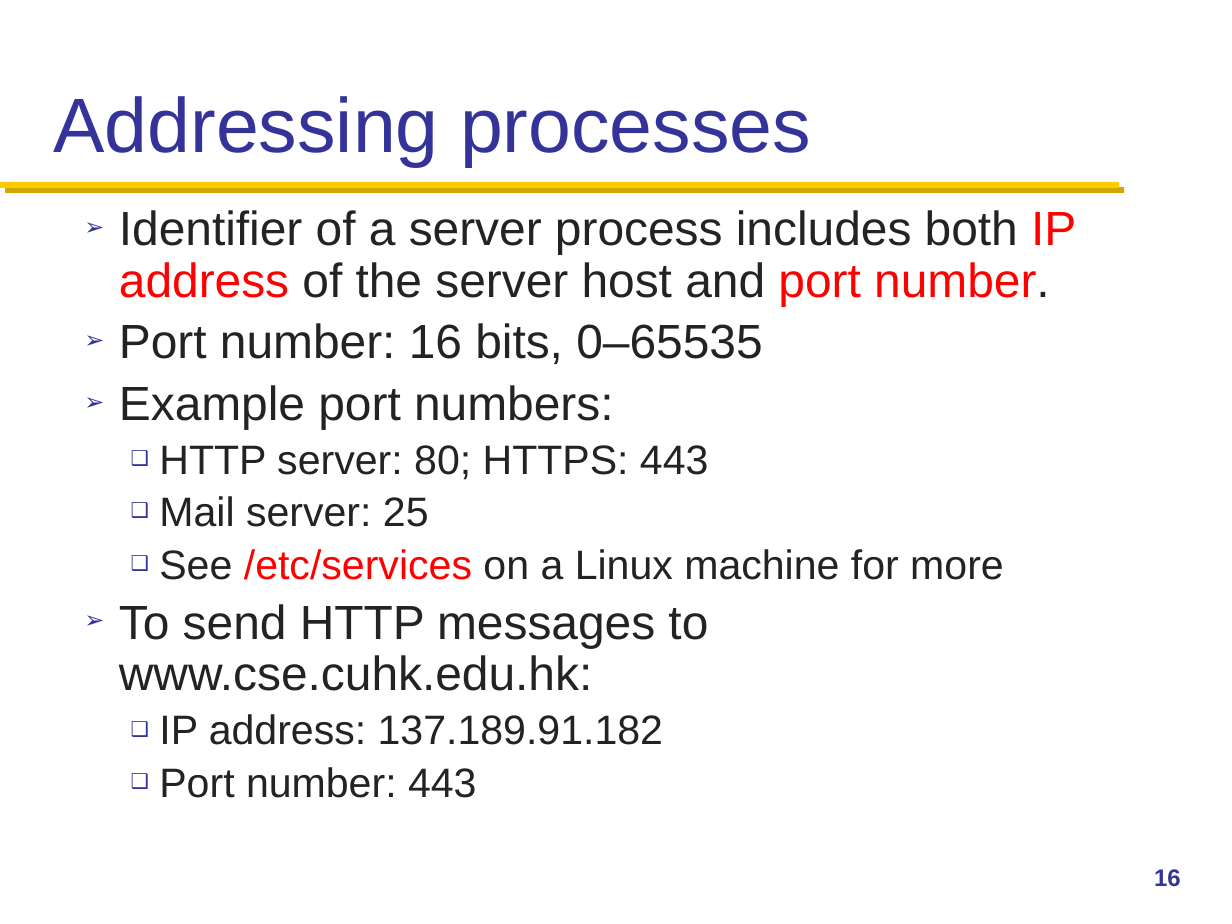
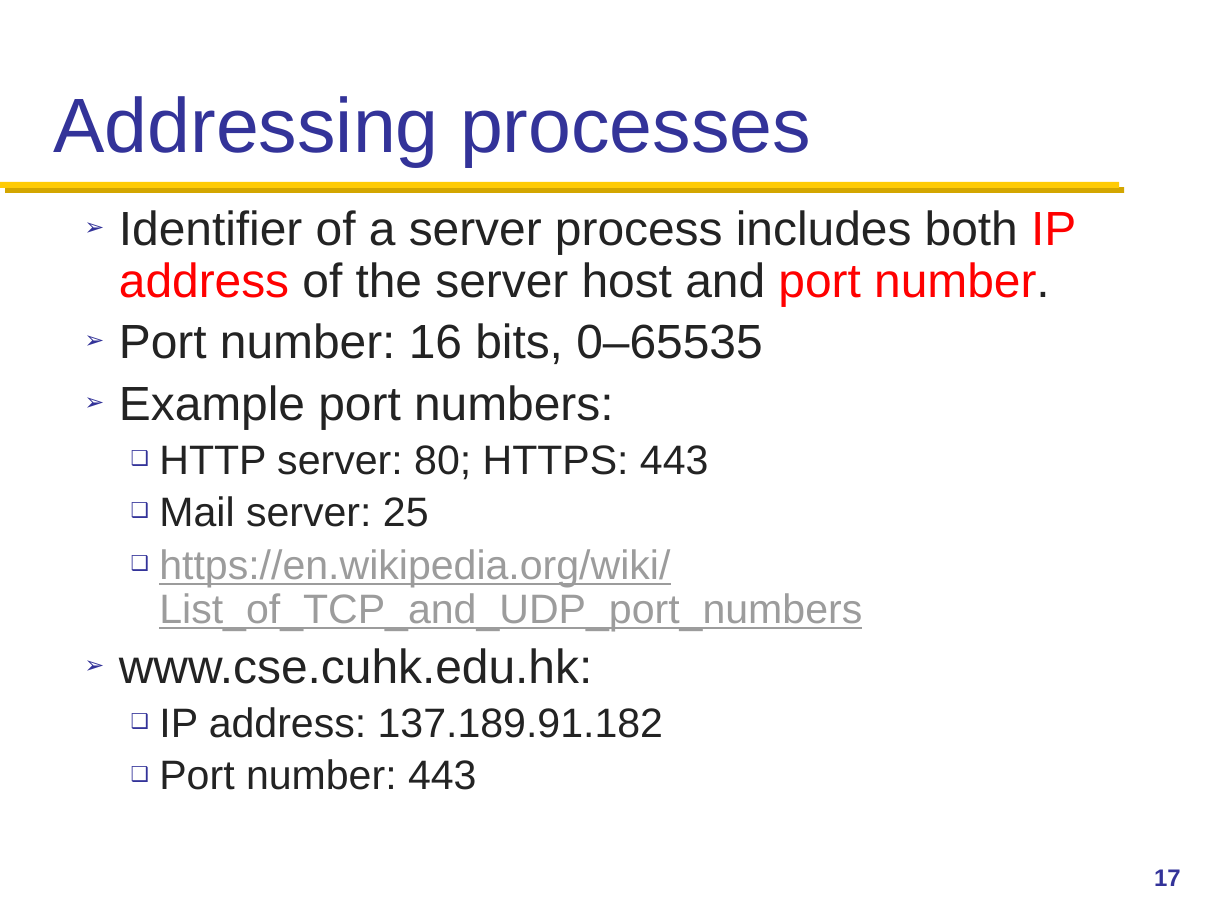
Before and after one commit to henryhxu/CSCI4430-ESTR4120, a slide deck: slide 17 of lectures/lec3.pptx (slide 16 before the commit). Drawn at 1232x924 pixels with LibreOffice and Linux fonts; fonts in the diff are those of the drawing; background and template pictures are left out. Boxes give left, top, right and bottom in pixels: in the first picture for what was removed or moved away, otherwise in the second. Text is boxed around its words. In the diff, an @@ line names an element or a change of style, - is before the commit and + after.

Commit message:
revised

```diff
--- a/lectures/lec3.pptx
+++ b/lectures/lec3.pptx
@@ text at box(119, 549, 862, 684): text changed; size 28 to 24 pt; text colour #232323 to #9C9C9C @@
-  ❑ See /etc/services on a Linux machine for more
-➢ To send HTTP messages to www.cse.cuhk.edu.hk:
+  ❑ https://en.wikipedia.org/wiki/List_of_TCP_and_UDP_port_numbers
+➢ www.cse.cuhk.edu.hk:
@@ page number at box(1154, 869, 1181, 886): text changed @@
-16
+17
```
Also in this commit, not shown: 5 other slides changed, 2 slides added.
